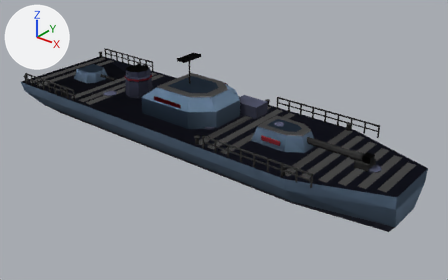
An edit to the glTF model assets/set_v5/veyran_gunboat.glb, drawn before and after from the same camera.
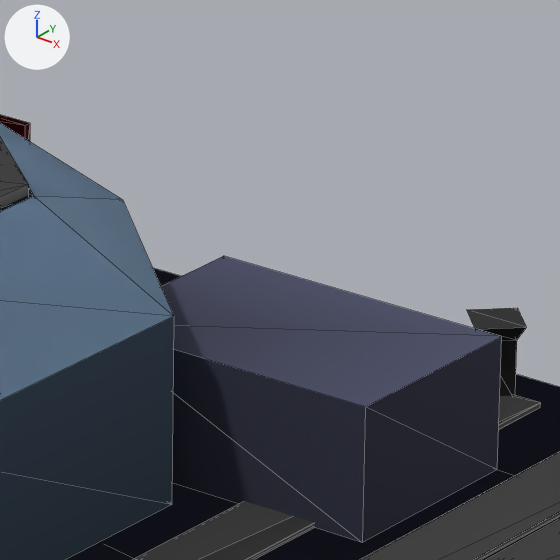
The first picture shows the older version from a camera (50 mm lens) standing at (15.23, -17.69, 11.51) and looking at (1.02, 0.08, 0.49). The close-ups show the older and then the newer version on the part from 50% to 61% of the width and 26% to 43% of the height of that picture. Only the edits that show in the close-ups are written down. The axes (+X, +Y, +Z) are drawn at upper left. The lights are the same throughout. The close-ups show mesh edges as thin lines. Vertices at exactly the same position are counted once.

Names of what the first close-up shows: 'hull', 'hull.001', 'hull.002', 'turret'.
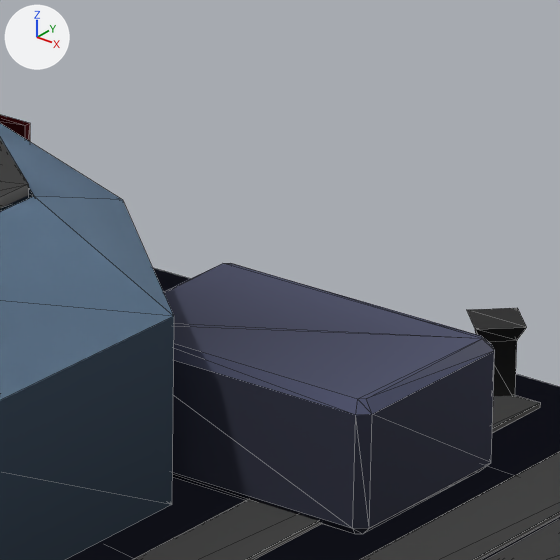
Patch to the scene script:
```diff
--- a/assets/set_v5/veyran_gunboat.glb.py
+++ b/assets/set_v5/veyran_gunboat.glb.py
@@ me_mesh_0 @@
 # used by ob_hull; parent = ob_veyran_gunboat_lod0; location = (0.0, 0.0, 0.0)
-me_mesh_0.from_pydata(...)  # 904 vertices, 1254 faces; spans x -9.0..9.0, y -2.5..2.5, z -0.4..3.8
+me_mesh_0.from_pydata(...)  # 952 vertices, 1350 faces; spans x -9.0..9.0, y -2.5..2.5, z -0.4..3.8
+# me_mesh_0 part 1: 24 vertices added at x 0.8..2.0, y 0.9..1.7, z 1.4..1.9
+# me_mesh_0 part 2: 251 kept faces spanning x -8.9..7.9, y -2.4..2.4, z 1.4..3.8 get new vertex colours
+# other edits to the shape of me_mesh_0 do not show in these pictures
 me_mesh_0.materials.append(mat_paint)
```

What differs and where, as boxes (x1, y1, x2, y2) in the close-ups (560 x 560 px):
part 1 of me_mesh_0, added (blue)
    after: (164, 263, 495, 534)
part 2 of me_mesh_0, recoloured
    before: (199, 329, 525, 560)
    after: (245, 329, 505, 503)
'hull.001', unchanged, covered by the edit
    before: (0, 123, 560, 560)
    after: (199, 403, 560, 560)
